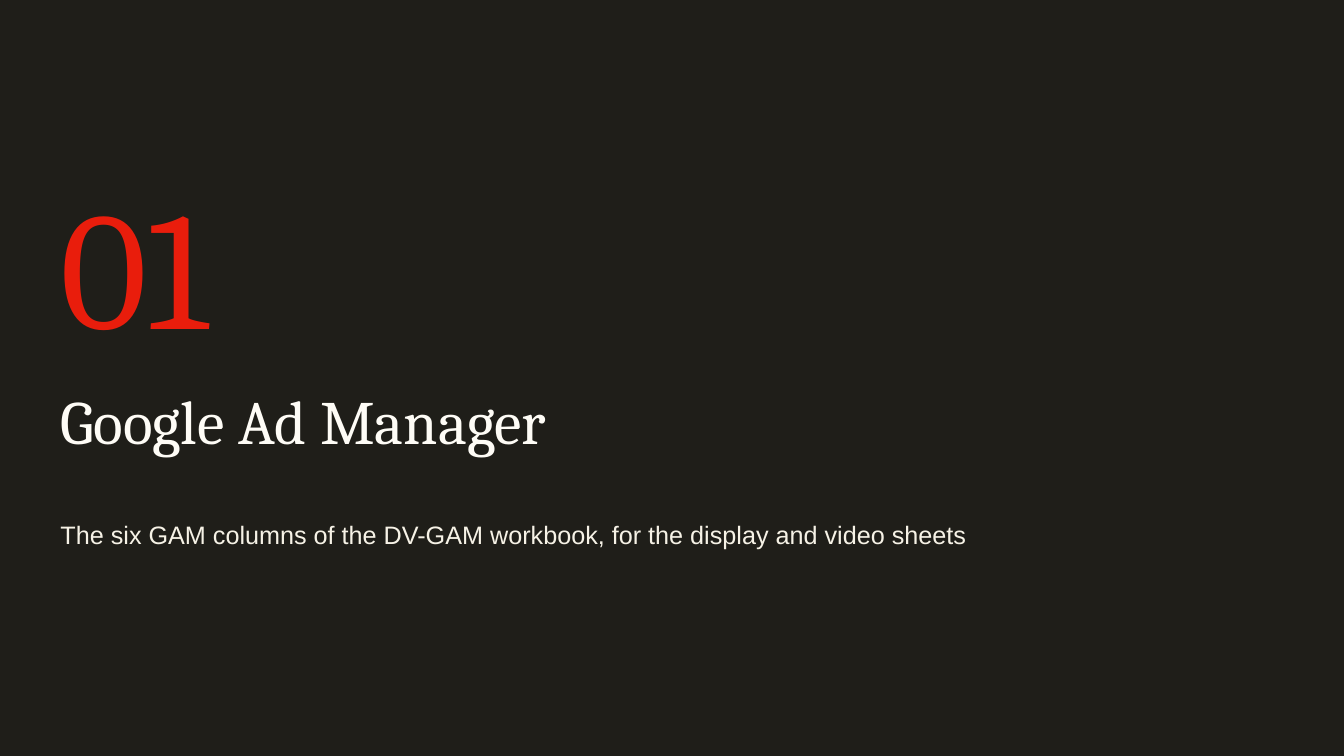
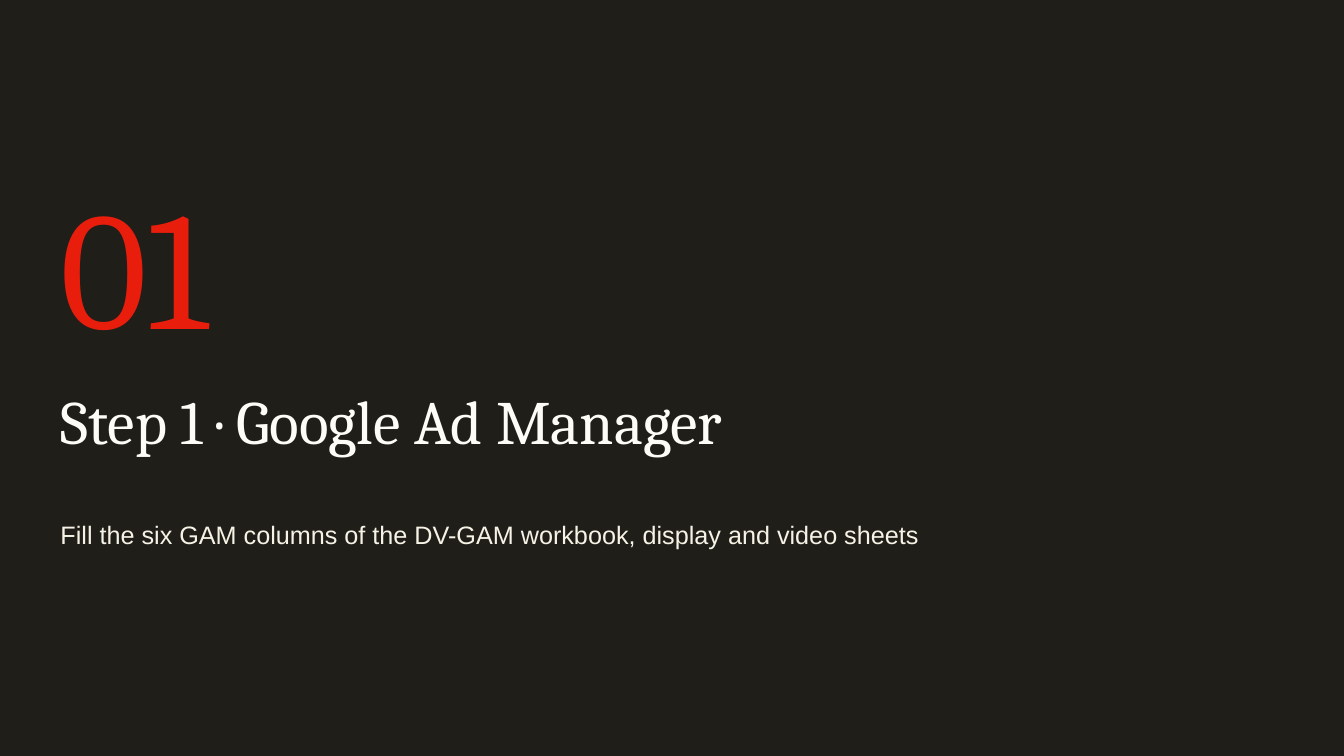
Before and after one commit to rogerhirano-nw/yield-dashboard, a slide deck: slide 13 of docs/TAG_IVT_Report_Update_Guide.pptx (slide 12 before the commit). Drawn at 1344x756 pixels with LibreOffice and Linux fonts; fonts in the diff are those of the drawing; background and template pictures are left out. Boxes give left, top, right and bottom in pixels: in the first picture for what was removed or moved away, otherwise in the second. Text is boxed around its words. In the diff, an @@ line names an element or a change of style, - is before the commit and + after.

```diff
--- a/docs/TAG_IVT_Report_Update_Guide.pptx
+++ b/docs/TAG_IVT_Report_Update_Guide.pptx
@@ title at (60,401,722,458): text changed @@
-Google Ad Manager
+Step 1 · Google Ad Manager
@@ text at (60,525,918,550): text changed @@
-The six GAM columns of the DV-GAM workbook, for the display and video sheets
+Fill the six GAM columns of the DV-GAM workbook, display and video sheets
```
Also in this commit, not shown: 18 other slides changed, 8 slides added, 2 other files.
